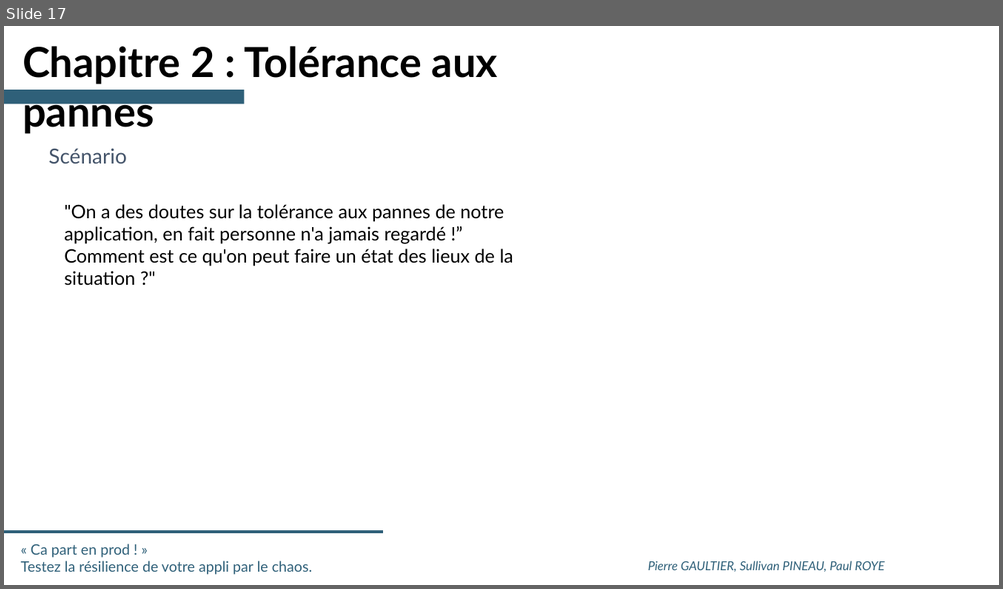
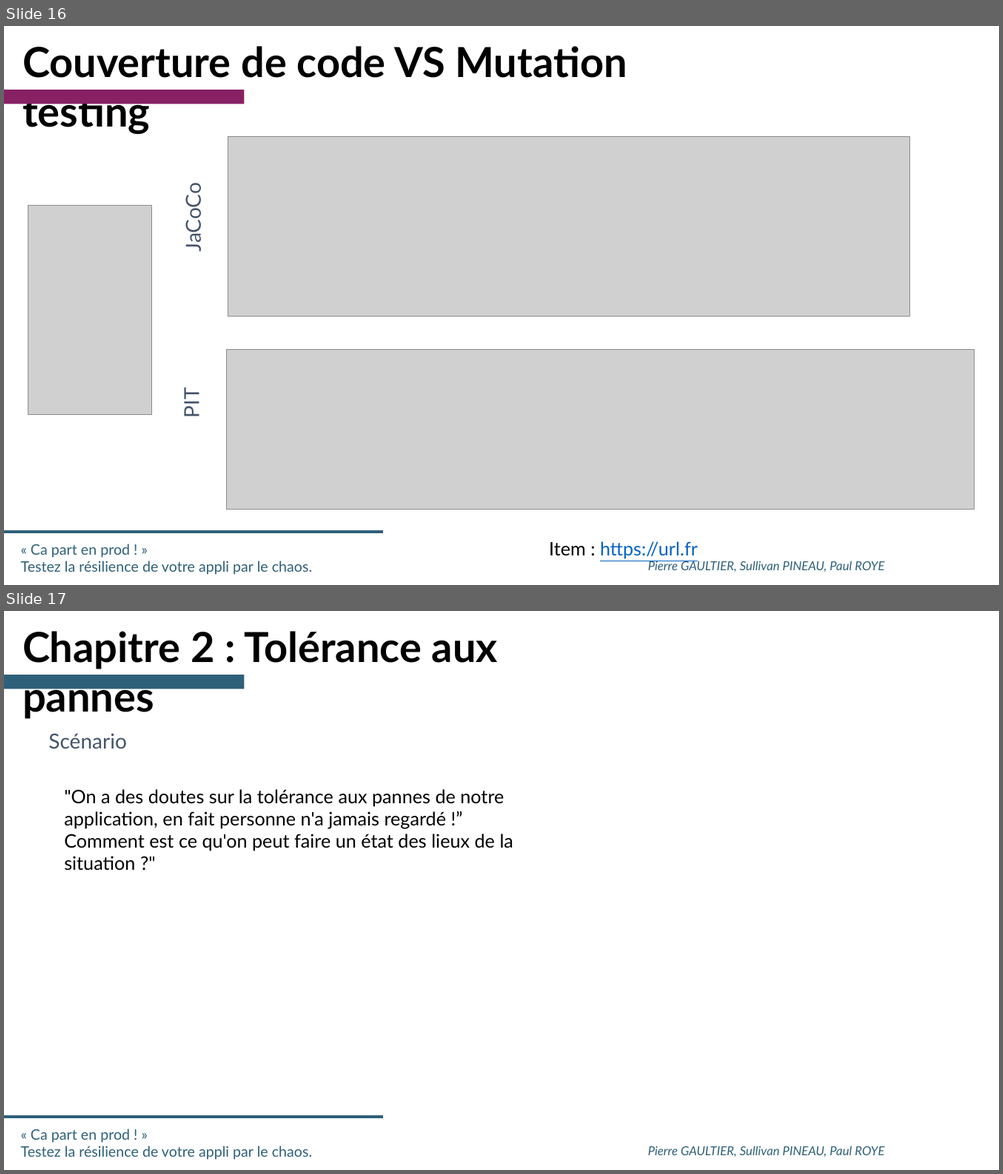
Before and after one commit to SII-Codelab-Chaos/Codelab-Chaos-TP, a slide deck: Hands-On -Chaos - SLIDES.pptx. Shown one above the other, each under a label of ours: slide 17 before the commit, slides 16 and 17 after it. The pictures are 1003x589 and 1003x1174 pixels, drawn with LibreOffice and Linux fonts; fonts in the diff are those of the drawing; grey boxes stand for pictures; background and template pictures are left out. Boxes give left, top, right and bottom in pixels: in the first picture for what was removed or moved away, otherwise in the second. Text is boxed around its words. In the diff, an @@ line names an element or a change of style, - is before the commit and + after.

Commit message:
update PPTX with screenshot

```diff
--- a/Hands-On -Chaos - SLIDES.pptx
+++ b/Hands-On -Chaos - SLIDES.pptx
@@ slide 16 added at [4,26,999,585], background #FFFFFF; not listed: 3 template elements that a slide beside it also shows @@
@@ text added at [22,46,626,134], 40 pt, text #000000, bold @@
+Couverture de code VS Mutation testing
@@ rectangle added at [4,90,244,104], fill #872163 @@
@@ picture added at [227,137,909,317] @@
@@ text added at [180,190,205,249], 20 pt, text #44546A @@
+JaCoCo
@@ picture added at [28,206,152,415] @@
@@ picture added at [226,350,974,509] @@
@@ text added at [179,391,204,417], 20 pt, text #44546A @@
+PIT
@@ text added at [549,542,697,560], 18 pt, text #0563C1, underline @@
+Item : https://url.fr
```
Also in this commit, not shown: 6 slides changed, 1 other slide added, 2 slides removed.
